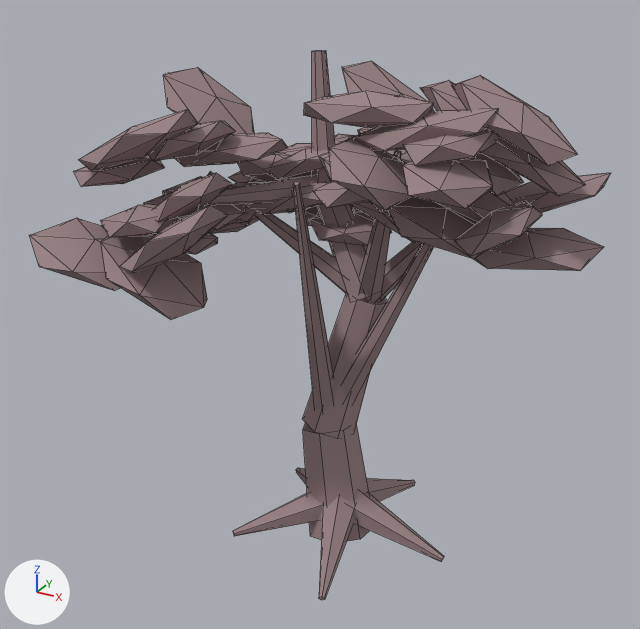
One commit to the FBX model Assets/_Game/Art/AshenRuins/AshTree.fbx: the scene before it, then after it.
Both versions are drawn from a 50 mm camera at (3.09, -6.04, 5.14) aimed at (-0.23, 0.0, 2.12). The axes (+X, +Y, +Z) are drawn at lower left. The lights are the same throughout. The picture after the commit comes second. Mesh edges are drawn as thin lines.

In view in the first picture: 'RuinsPaint.RuinsPaint'.
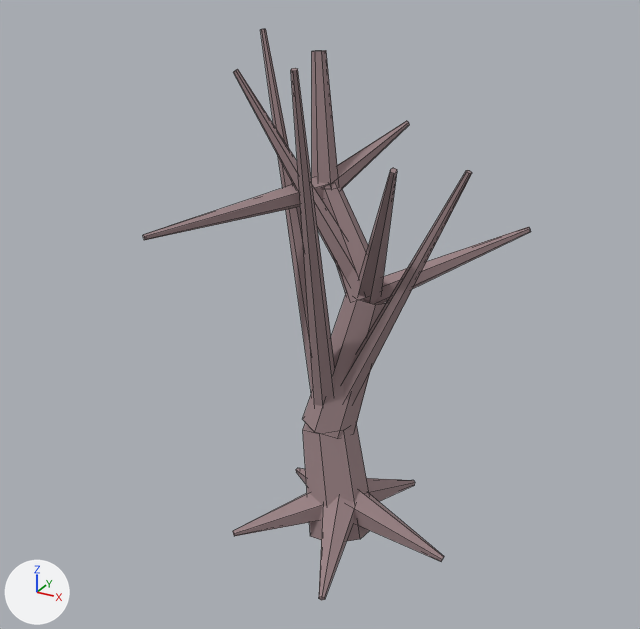
What differs and where, as boxes [x1, y1, x2, y2] in the pictures (640 x 629 px; the box of a moved part takes in the faces that stretch with it):
'RuinsPaint.RuinsPaint', reshaped (33% narrower)
    before: [29, 50, 611, 600]
    after: [143, 29, 531, 600]
part 1 of me_ruinspaint, moved or reshaped
    before: [374, 242, 422, 302]
    after: [374, 227, 531, 303]
part 2 of me_ruinspaint, moved or reshaped
    before: [359, 150, 401, 302]
    after: [358, 168, 397, 302]
part 3 of me_ruinspaint, rebuilt (14% narrower, 72% taller)
    before: [208, 171, 347, 293]
    after: [233, 69, 353, 280]
part 4 of me_ruinspaint, rebuilt (mostly hidden before)
    before: [296, 219, 327, 347]
    after: [260, 29, 313, 393]
part 5 of me_ruinspaint, deleted
    before: [29, 61, 611, 291]
part 6 of me_ruinspaint, cut back
    before: [101, 147, 329, 320]
    after: [143, 121, 409, 240]
part 7 of me_ruinspaint, moved or reshaped
    before: [293, 182, 334, 411]
    after: [291, 68, 335, 406]

Diff of the bpy script that builds the scene:
```diff
--- a/Assets/_Game/Art/AshenRuins/AshTree.fbx.py
+++ b/Assets/_Game/Art/AshenRuins/AshTree.fbx.py
@@ me_ruinspaint @@
 # used by ob_ruinspaint_ruinspaint; location = (0.0, 0.0, 0.0)
 # verts and faces of me_ruinspaint; kept vertices keep their numbers, new ones are numbered from 860
 # before: 668 (-0.23, 0.22, 1.04), 669 (-0.01, -0.74, 3.47) at pixel (297, 181), 671 (0.02, -0.75, 3.47) at pixel (299, 182), 673 (0.02, -0.77, 3.46) at pixel (298, 184), 674 (-0.17, 0.0, 0.96)
 # before: 675 (0.01, -0.78, 3.46) at pixel (295, 185), 677 (-0.02, -0.78, 3.46) at pixel (293, 184), 679 (-0.02, -0.76, 3.47) at pixel (294, 182)
-me_ruinspaint.from_pydata(...)  # 860 vertices, 1220 faces; spans x -2.29..2.02, y -1.44..1.56, z -0.06..4.23
+me_ruinspaint.from_pydata(...)  # 212 vertices, 140 faces; spans x -1.31..1.3, y -0.96..1.19, z -0.06..4.34
+# me_ruinspaint part 1: the loose piece of 12 vertices spanning x -0.01..1.04, y 0.19..0.74, z 2.16..3.35 is multiplied about its middle by the matrix ((0.912, 0.068, 0.297), (-0.104, 0.951, 0.101), (-0.287, -0.127, 0.909)), then moved by (0.13, 0.0, -0.2)
+# me_ruinspaint part 2: the loose piece of 12 vertices spanning x -0.04..0.69, y -0.55..0.4, z 2.17..3.73 is multiplied about its middle by the matrix ((0.998, 0.046, 0.048), (-0.043, 0.996, -0.073), (-0.051, 0.071, 0.996)), then moved by (0.02, -0.06, -0.04)
+# me_ruinspaint part 3: the loose piece of 12 vertices spanning x -1.32..0.14, y -0.02..0.41, z 2.14..3.22 is rebuilt with 12 vertices and now spans x -1.02..0.17, y -0.02..0.41, z 2.18..4.09
+# me_ruinspaint part 4: the loose piece of 12 vertices spanning x -0.9..-0.09, y 0.0..0.71, z 0.96..3.25 is rebuilt with 12 vertices and now spans x -1.11..-0.1, y -0.01..0.59, z 0.97..4.34
+# me_ruinspaint part 5: 49 loose pieces with 588 vertices, spanning x -2.29..2.02, y -1.44..1.56, z 2.43..4.23, are deleted
+# me_ruinspaint part 6
+# 82 vertices are removed from x -1.58..0.02, y -1.38..0.8, z 2.42..3.5
+# 116 faces are deleted
+# 22 vertices are added at x -1.31..0.02, y -0.93..1.19, z 2.88..3.57
+# 16 new faces join them
+# me_ruinspaint part 7
+for i in [669, 671, 673, 677, 679]: verts[i] += (0.0, -0.01, 0.79)
+verts[668] = (-0.23, 0.22, 1.03)  # moved
+verts[674] = (-0.17, 0.0, 0.97)  # moved
+verts[675] = (0.01, -0.8, 4.25)  # moved, pixel (293, 71)
 me_ruinspaint.materials.append(mat_ruinspaint)
```
